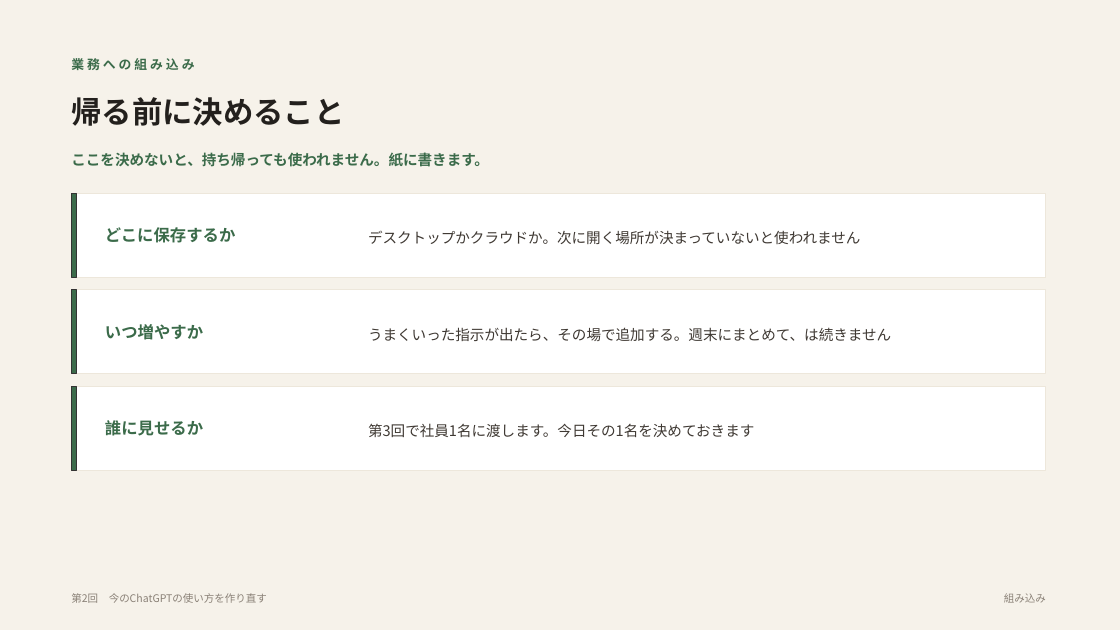
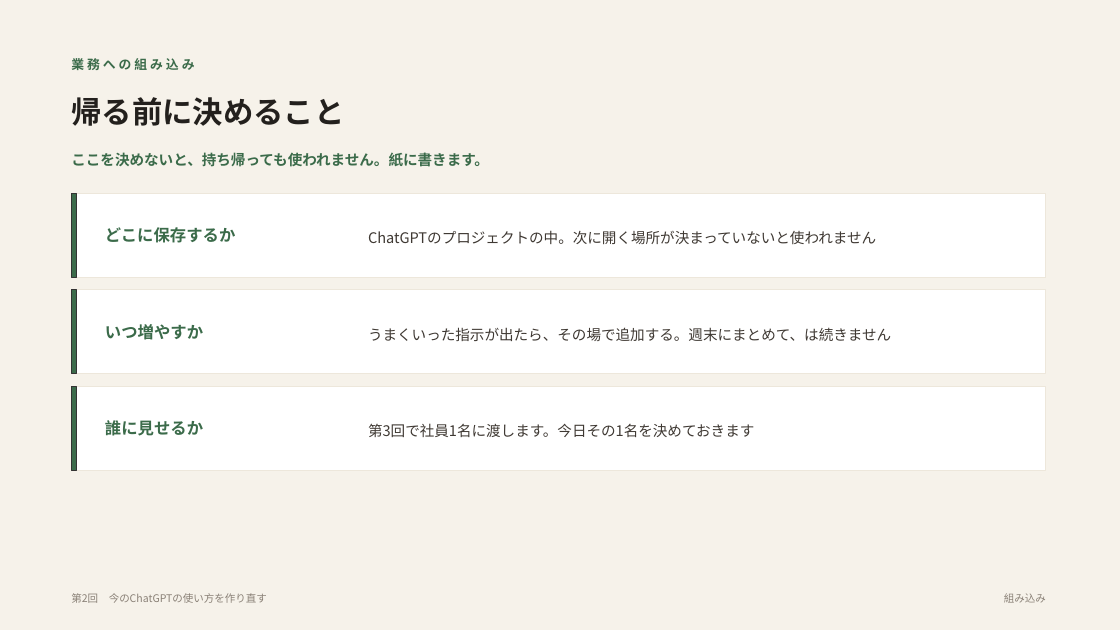
Before and after one commit to yusuke-aoki-bit/founders-ai-program, a slide deck: slide 12 of slides/pptx/第02回_今のChatGPTの使い方を作り直す.pptx. Drawn at 1120x630 pixels with LibreOffice and Linux fonts; fonts in the diff are those of the drawing. Boxes give left, top, right and bottom in pixels: in the first picture for what was removed or moved away, otherwise in the second. Text is boxed around its words. In the diff, an @@ line names an element or a change of style, - is before the commit and + after.

```diff
--- a/slides/pptx/第02回_今のChatGPTの使い方を作り直す.pptx
+++ b/slides/pptx/第02回_今のChatGPTの使い方を作り直す.pptx
@@ text at (x1=368, y1=230, x2=876, y2=244): text changed @@
-デスクトップかクラウドか。次に開く場所が決まっていないと使われません
+ChatGPTのプロジェクトの中。次に開く場所が決まっていないと使われません
```
Also in this commit, not shown: 9 other slides changed, 10 other files.
